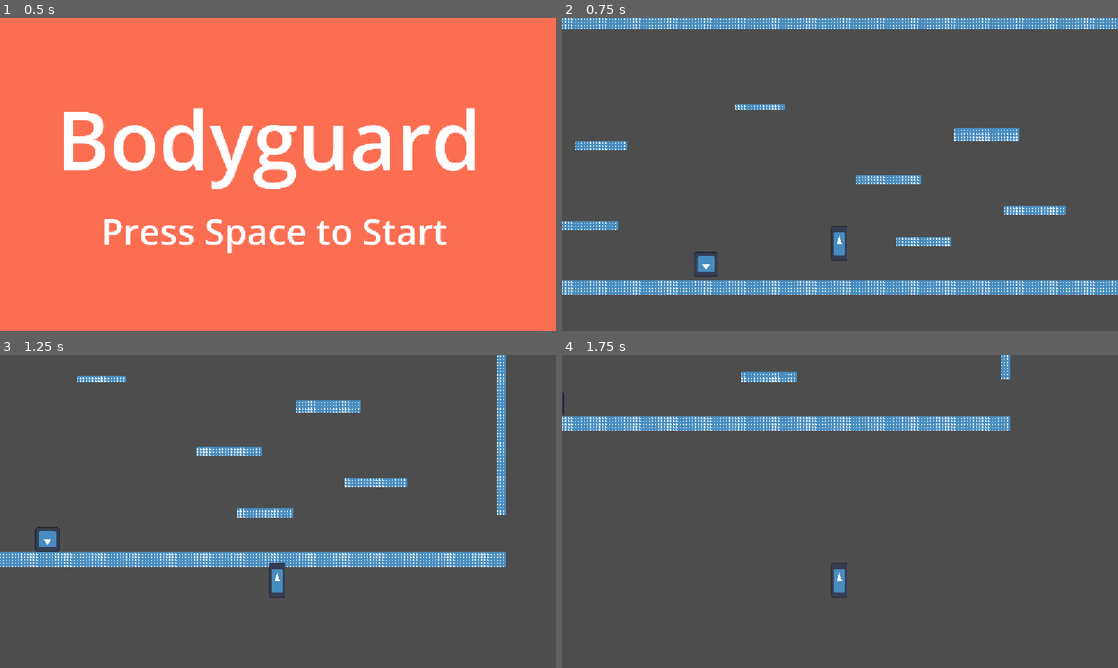
Above: before the commit, frames 1-4 (two rows, left to right).
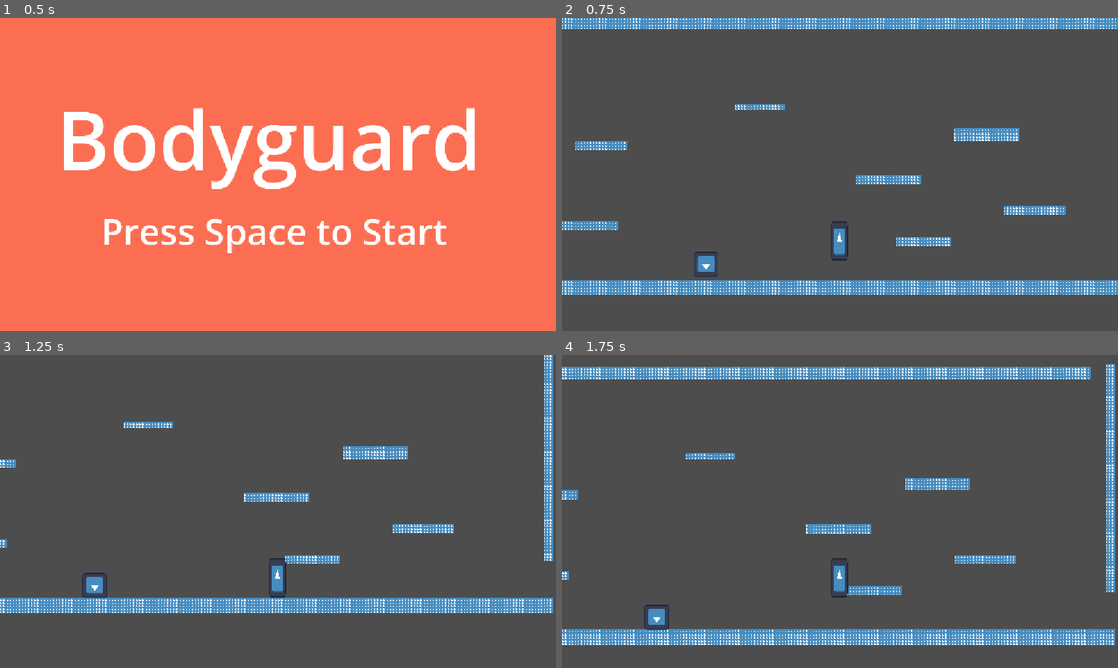
Above: after the commit, the same moments.

Repository: t0Ph4TT3R/Jame-Gam-Game-Jam-Game
Game: Godot game, scene res://Scenes/main_menu.tscn
Same seed, same stepped clock (60 frames per second), same inputs: the game is played once before the commit and once after it. The engine's default icon, where the game draws it, is replaced by a stand-in: a white triangle on a blue panel in a dark square.
Inputs:
- Up to frame 1 (0.5 s): no input
- Up to frame 2 (0.75 s): tap Space (select) at 0.5 s; hold D (move_right) from 0.53 s (still down); tap Shift (dash) at 0.6 s
- Up to frame 3 (1.25 s): keep holding D (move_right); tap W (jump) at 0.77 s
- Up to frame 4 (1.75 s): keep holding D (move_right); tap Shift (dash) at 1.35 s; tap W (jump) at 1.52 s

Frame 1 is identical in both runs. In frame 2, 0.1% of the frame differs, in the area x 48-52%, y 64-78%; in frame 3, 15%; in frame 4, 16%, in the area x 0-100%, y 0-93%.

Commit message:
More adjusting of player movement

Diff:
--- a/Scenes/player.tscn
+++ b/Scenes/player.tscn
@@ -4,7 +4,7 @@
 [ext_resource type="Texture2D" uid="uid://4q335xxs2p" path="res://Assets/icon.svg" id="2_6t5aa"]
 
 [sub_resource type="RectangleShape2D" id="RectangleShape2D_4pdhp"]
-size = Vector2(78, 179)
+size = Vector2(78, 198)
 
 [sub_resource type="SpriteFrames" id="SpriteFrames_4e2jx"]
 animations = [{
@@ -27,26 +27,108 @@
 
 [sub_resource type="Animation" id="Animation_cvnsp"]
 length = 0.001
+tracks/0/type = "value"
+tracks/0/imported = false
+tracks/0/enabled = true
+tracks/0/path = NodePath("CollisionShape2D:rotation")
+tracks/0/interp = 1
+tracks/0/loop_wrap = true
+tracks/0/keys = {
+"times": PackedFloat32Array(0),
+"transitions": PackedFloat32Array(1),
+"update": 0,
+"values": [0.0]
+}
+tracks/1/type = "value"
+tracks/1/imported = false
+tracks/1/enabled = true
+tracks/1/path = NodePath("Sprite2D:rotation")
+tracks/1/interp = 1
+tracks/1/loop_wrap = true
+tracks/1/keys = {
+"times": PackedFloat32Array(0),
+"transitions": PackedFloat32Array(1),
+"update": 0,
+"values": [0.0]
+}
 
 [sub_resource type="Animation" id="Animation_6t5aa"]
 resource_name = "dive"
-length = 0.19999999999999998
+length = 0.25
+tracks/0/type = "value"
+tracks/0/imported = false
+tracks/0/enabled = true
+tracks/0/path = NodePath("CollisionShape2D:rotation")
+tracks/0/interp = 1
+tracks/0/loop_wrap = true
+tracks/0/keys = {
+"times": PackedFloat32Array(0, 0.2, 0.25),
+"transitions": PackedFloat32Array(1, 1, 1),
+"update": 0,
+"values": [0.0, 1.3962634, 0.0]
+}
+tracks/1/type = "value"
+tracks/1/imported = false
+tracks/1/enabled = true
+tracks/1/path = NodePath("Sprite2D:rotation")
+tracks/1/interp = 1
+tracks/1/loop_wrap = true
+tracks/1/keys = {
+"times": PackedFloat32Array(0, 0.2, 0.25),
+"transitions": PackedFloat32Array(1, 1, 1),
+"update": 0,
+"values": [0.0, 1.3962634, 0.0]
+}
+
+[sub_resource type="Animation" id="Animation_vgqql"]
+resource_name = "dive_left"
+length = 0.25
+tracks/0/type = "value"
+tracks/0/imported = false
+tracks/0/enabled = true
+tracks/0/path = NodePath("CollisionShape2D:rotation")
+tracks/0/interp = 1
+tracks/0/loop_wrap = true
+tracks/0/keys = {
+"times": PackedFloat32Array(0, 0.2, 0.25),
+"transitions": PackedFloat32Array(1, 1, 1),
+"update": 0,
+"values": [0.0, -1.3962634, 0.0]
+}
+tracks/1/type = "value"
+tracks/1/imported = false
+tracks/1/enabled = true
+tracks/1/path = NodePath("Sprite2D:rotation")
+tracks/1/interp = 1
+tracks/1/loop_wrap = true
+tracks/1/keys = {
+"times": PackedFloat32Array(0, 0.2, 0.25),
+"transitions": PackedFloat32Array(1, 1, 1),
+"update": 0,
+"values": [0.0, -1.3962634, 0.0]
+}
 
 [sub_resource type="AnimationLibrary" id="AnimationLibrary_vgqql"]
 _data = {
 &"RESET": SubResource("Animation_cvnsp"),
-&"dive": SubResource("Animation_6t5aa")
+&"dive": SubResource("Animation_6t5aa"),
+&"dive_left": SubResource("Animation_vgqql")
 }
 
 [node name="Player" type="CharacterBody2D" unique_id=654473860]
 script = ExtResource("1_cvnsp")
 
 [node name="CollisionShape2D" type="CollisionShape2D" parent="." unique_id=700916468]
-position = Vector2(-2, 11.5)
+position = Vector2(-2, 2)
 shape = SubResource("RectangleShape2D_4pdhp")
-disabled = true
+
+[node name="Sprite2D" type="Sprite2D" parent="." unique_id=1862065025]
+position = Vector2(0, -2)
+scale = Vector2(0.6588552, 1.5918826)
+texture = ExtResource("2_6t5aa")
 
 [node name="AnimatedSprite2D" type="AnimatedSprite2D" parent="." unique_id=957550360]
+visible = false
 position = Vector2(-0.7500006, 9.999996)
 scale = Vector2(0.65234375, 1.4375)
 sprite_frames = SubResource("SpriteFrames_4e2jx")
--- a/Scripts/player.gd
+++ b/Scripts/player.gd
@@ -6,6 +6,16 @@
 const JUMP_VELOCITY = -900.0
 
 var air_dash = false
+
+var facing_right = true
+
+func _process(delta: float) -> void:
+	if $DashTimer.is_stopped():
+		$DashTimer.wait_time = 0.2
+	if Input.is_action_just_pressed("move_left"):
+		facing_right = false
+	else:
+		facing_right = true
 
 func _physics_process(delta: float) -> void:
 	# Add the gravity.
@@ -30,7 +40,10 @@
 		speed = normal_speed * 7
 		#$DashTimer.wait_time = .15
 		$DashTimer.start()
-		$AnimatedSprite2D.play("dive")
+		if facing_right:
+			$AnimationPlayer.play("dive")
+		elif facing_right == false:
+			$AnimationPlayer.play("dive_left")
 		if not is_on_floor():
 			air_dash = true
 	elif Input.is_action_just_pressed("dash") and air_dash == false:
@@ -43,9 +56,7 @@
 
 	move_and_slide()
 
-func _process(delta: float) -> void:
-	if $DashTimer.is_stopped():
-		$DashTimer.wait_time = 0.2
+
 
 func _on_dash_timer_timeout() -> void:
 	speed = normal_speed
